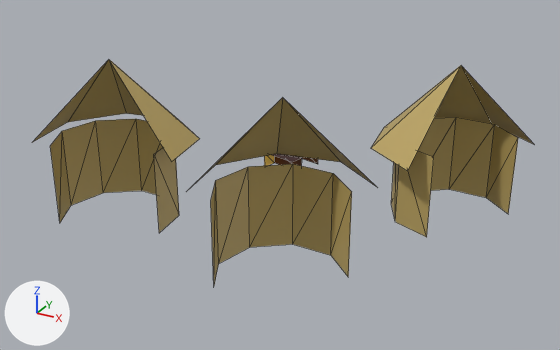
An edit to the glTF model assets/raw/assets/VILLAGE.glb, drawn before and after from the same camera.
Before and after are seen from a 50 mm lens placed at (2.55, -4.71, 4.57), pointed at (0.07, -0.21, 2.32). The axes (+X, +Y, +Z) are drawn at lower left. The lights are the same throughout. Mesh edges are drawn as thin lines. Vertices at the same position are counted once.

Names of what the first picture shows: 'Village'.
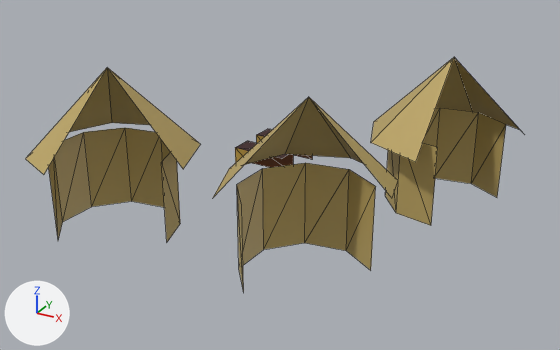
Pixel boxes (x1, y1, x2, y2) of what changed, in the pictures (560 x 350 px; the box of a moved part takes in the faces that stretch with it):
'Village', reshaped
    before: (33, 60, 534, 285)
    after: (26, 57, 519, 292)
part 1 of me_cylinder, moved or reshaped
    before: (391, 117, 518, 237)
    after: (385, 108, 506, 225)
part 2 of me_cylinder, moved or reshaped
    before: (211, 164, 352, 285)
    after: (237, 163, 376, 292)
part 3 of me_cylinder, moved or reshaped
    before: (50, 119, 179, 233)
    after: (48, 128, 180, 242)
part 4 of me_cylinder, moved or reshaped
    before: (264, 154, 302, 166)
    after: (235, 141, 293, 167)
part 5 of me_cylinder, moved or reshaped
    before: (301, 157, 318, 164)
    after: (256, 129, 312, 159)
part 6 of me_cylinder, rebuilt (9% narrower)
    before: (371, 65, 534, 171)
    after: (371, 57, 519, 162)
part 7 of me_cylinder, rebuilt
    before: (33, 60, 199, 162)
    after: (26, 67, 200, 174)
part 8 of me_cylinder, rebuilt (12% taller)
    before: (197, 97, 377, 187)
    after: (213, 97, 398, 198)

The edits, one by one:
me_cylinder is used by ob_village; location (0.0, 0.0, 0.0).
me_cylinder had 74 vertices, 60 faces and spanned x -1.56..1.64, y -1.23..1.01, z 1.95..3.16.
me_cylinder now has 77 vertices, 63 faces and spans x -1.45..1.56, y -1.42..1.21, z 1.95..3.16.
me_cylinder part 1: the loose piece of 14 vertices spanning x 0.71..1.54, y 0.01..0.87, z 1.98..2.59 is turned 9.9 degrees about the z axis through its middle, then moved by (-0.11, 0.18, 0.0).
me_cylinder part 2: the loose piece of 12 vertices spanning x 0.02..0.85, y -1.23..-0.49, z 1.95..2.56 is turned 9.9 degrees about the z axis through its middle, then moved by (0.13, 0.08, 0.0).
me_cylinder part 3: the loose piece of 14 vertices spanning x -1.44..-0.58, y -1.05..-0.3, z 1.97..2.57 is turned 9.9 degrees about the z axis through its middle, then moved by (0.12, -0.17, 0.0).
me_cylinder part 4: the loose piece of 7 vertices spanning x -0.46..-0.13, y 0.41..0.6, z 2.02..2.15 is turned 9.9 degrees about the z axis through its middle and scaled by 1.51, then moved by (-0.17, -0.02, -0.01).
me_cylinder part 5: the loose piece of 7 vertices spanning x -0.41..-0.09, y 0.62..0.81, z 2.02..2.15 is turned 9.9 degrees about the z axis through its middle and scaled by 1.51, then moved by (-0.2, 0.09, 0.0).
me_cylinder part 6: the loose piece of 7 vertices spanning x 0.56..1.64, y -0.15..1.01, z 2.52..3.12 is rebuilt with 8 vertices and now spans x 0.44..1.56, y 0.02..1.21, z 2.52..3.12.
me_cylinder part 7: the loose piece of 7 vertices spanning x -1.56..-0.4, y -1.04..-0.14, z 2.56..3.16 is rebuilt with 8 vertices and now spans x -1.45..-0.26, y -1.42..-0.29, z 2.56..3.16.
me_cylinder part 8: the loose piece of 6 vertices spanning x -0.12..0.96, y -1.2..-0.3, z 2.56..3.16 is rebuilt with 7 vertices and now spans x -0.01..1.1, y -1.19..-0.2, z 2.56..3.16.
